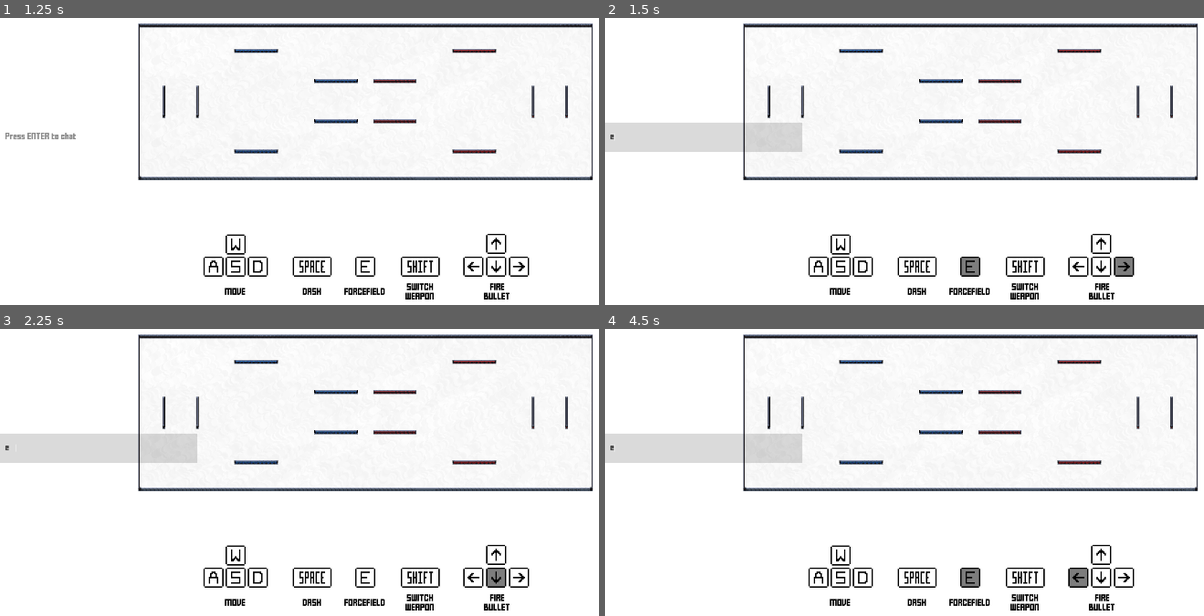
Above: before the commit, frames 1-4 (two rows, left to right).
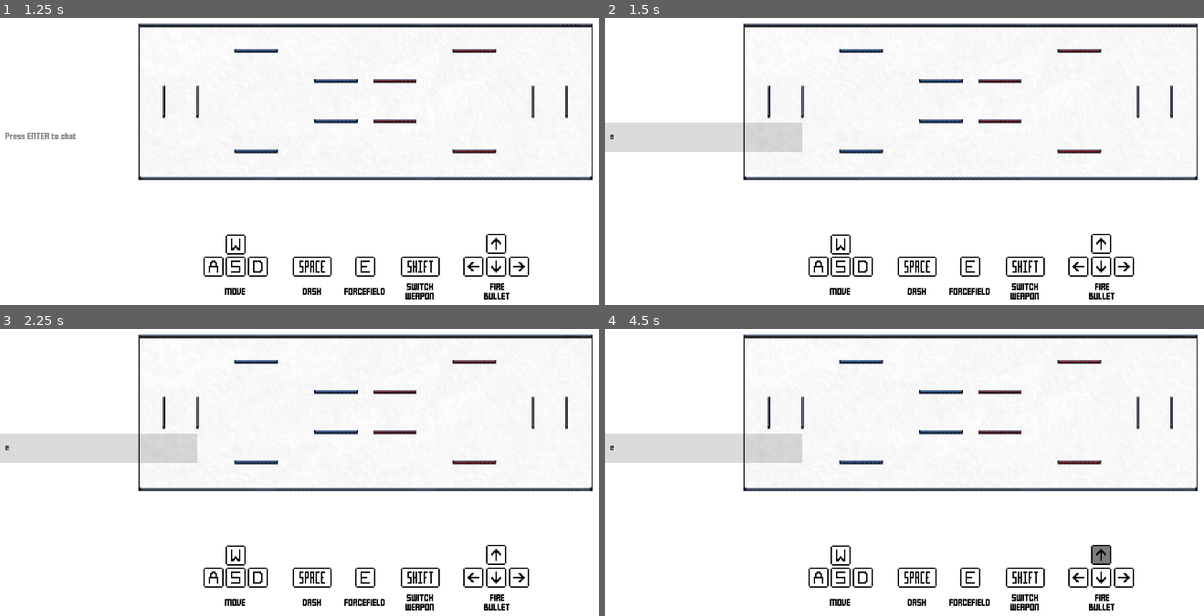
Above: after the commit, the same moments.

Repository: MarshallJDem/SuperCTF
Game: Godot game, scene res://GameContent/Main.tscn
Two runs of this game, one before a commit and one after it. Both use one fixed random seed, a clock stepped at 60 frames per second and the inputs below. This scene is started directly instead of the project's main scene. Sound files missing from this copy of the repository are replaced by a short silence.
Inputs (mouse positions are in pixels of both pictures, inside the frame that each line leads up to):
- Up to frame 1 (1.25 s): click (95, 138) at 0.52 s; type "12" at 0.6 s
- Up to frame 2 (1.5 s): tap Enter at 1.25 s; move the mouse to (1132, 81) at 1.27 s; hold Right from 1.28 s (still down); hold E from 1.28 s (still down); click (1132, 81) at 1.42 s
- Up to frame 3 (2.25 s): tap Space at 1.52, 1.82, 2 s; tap Shift at 1.55, 2.1 s; move the mouse to (221, 432) at 2.02 s; release Right at 2.03 s; release E at 2.03 s; hold Down from 2.03 s (still down)
- Up to frame 4 (4.5 s): tap Space at 2.27, 2.57, 3.6, 3.77, 4.07 s; tap L at 2.3, 2.85 s; tap Enter at 2.75, 4.25 s; move the mouse to (outside the picture) at 2.77 s; release Down at 2.78 s; hold Right 2.78-3.53 s; hold Space 2.78-3.53 s; move the mouse to (934, 495) at 3.52 s; hold Up 3.53-4.28 s; click (934, 495) at 3.67 s; tap E at 3.8 s; move the mouse to (1192, 475) at 4.27 s; hold Left from 4.28 s (still down); hold E from 4.28 s (still down)

Frame 1 is identical in both runs. In frame 2, 0.3% of the frame differs, in the area x 59-89%, y 83-90%; in frame 3, 0.2%; in frame 4, 0.5%, in the area x 59-85%, y 75-90%.
Error in both runs: Invalid get index 'Null' (on base: 'Dictionary'). (res://GameContent/LineEdit.gd:54)

Commit message:
Prevented UI from clicking when player is typing in chat

Diff:
--- a/GameContent/UI_Layer.gd
+++ b/GameContent/UI_Layer.gd
@@ -6,54 +6,55 @@
 func _process(delta):
 	if Globals.isServer:
 		return;
-	if Input.is_key_pressed(KEY_E):
-		$"Ability_GUIs/E_GUI".frame = 1;
-	else:
-		$"Ability_GUIs/E_GUI".frame = 0;
-	if Input.is_key_pressed(KEY_SPACE):
-		$"Ability_GUIs/SPACE_GUI".frame = 1;
-	else:
-		$"Ability_GUIs/SPACE_GUI".frame = 0;
-	if Input.is_key_pressed(KEY_LEFT):
-		$"Ability_GUIs/LEFT_GUI".frame = 1;
-	else:
-		$"Ability_GUIs/LEFT_GUI".frame = 0;
-	if Input.is_key_pressed(KEY_RIGHT):
-		$"Ability_GUIs/RIGHT_GUI".frame = 1;
-	else:
-		$"Ability_GUIs/RIGHT_GUI".frame = 0;
-	if Input.is_key_pressed(KEY_UP):
-		$"Ability_GUIs/UP_GUI".frame = 1;
-	else:
-		$"Ability_GUIs/UP_GUI".frame = 0;
-	if Input.is_key_pressed(KEY_DOWN):
-		$"Ability_GUIs/DOWN_GUI".frame = 1;
-	else:
-		$"Ability_GUIs/DOWN_GUI".frame = 0;
-	if Input.is_key_pressed(KEY_W):
-		$"Ability_GUIs/W_GUI".frame = 1;
-	else:
-		$"Ability_GUIs/W_GUI".frame = 0;
-	if Input.is_key_pressed(KEY_A):
-		$"Ability_GUIs/A_GUI".frame = 1;
-	else:
-		$"Ability_GUIs/A_GUI".frame = 0;
-	if Input.is_key_pressed(KEY_S):
-		$"Ability_GUIs/S_GUI".frame = 1;
-	else:
-		$"Ability_GUIs/S_GUI".frame = 0;
-	if Input.is_key_pressed(KEY_D):
-		$"Ability_GUIs/D_GUI".frame = 1;
-	else:
-		$"Ability_GUIs/D_GUI".frame = 0;
-	if Input.is_key_pressed(KEY_E):
-		$"Ability_GUIs/E_GUI".frame = 1;
-	else:
-		$"Ability_GUIs/E_GUI".frame = 0;
-	if Input.is_key_pressed(KEY_SHIFT):
-		$"Ability_GUIs/SHIFT_GUI".frame = 1;
-	else:
-		$"Ability_GUIs/SHIFT_GUI".frame = 0;
+	if !Globals.is_typing_in_chat:
+		if Input.is_key_pressed(KEY_E):
+			$"Ability_GUIs/E_GUI".frame = 1;
+		else:
+			$"Ability_GUIs/E_GUI".frame = 0;
+		if Input.is_key_pressed(KEY_SPACE):
+			$"Ability_GUIs/SPACE_GUI".frame = 1;
+		else:
+			$"Ability_GUIs/SPACE_GUI".frame = 0;
+		if Input.is_key_pressed(KEY_LEFT):
+			$"Ability_GUIs/LEFT_GUI".frame = 1;
+		else:
+			$"Ability_GUIs/LEFT_GUI".frame = 0;
+		if Input.is_key_pressed(KEY_RIGHT):
+			$"Ability_GUIs/RIGHT_GUI".frame = 1;
+		else:
+			$"Ability_GUIs/RIGHT_GUI".frame = 0;
+		if Input.is_key_pressed(KEY_UP):
+			$"Ability_GUIs/UP_GUI".frame = 1;
+		else:
+			$"Ability_GUIs/UP_GUI".frame = 0;
+		if Input.is_key_pressed(KEY_DOWN):
+			$"Ability_GUIs/DOWN_GUI".frame = 1;
+		else:
+			$"Ability_GUIs/DOWN_GUI".frame = 0;
+		if Input.is_key_pressed(KEY_W):
+			$"Ability_GUIs/W_GUI".frame = 1;
+		else:
+			$"Ability_GUIs/W_GUI".frame = 0;
+		if Input.is_key_pressed(KEY_A):
+			$"Ability_GUIs/A_GUI".frame = 1;
+		else:
+			$"Ability_GUIs/A_GUI".frame = 0;
+		if Input.is_key_pressed(KEY_S):
+			$"Ability_GUIs/S_GUI".frame = 1;
+		else:
+			$"Ability_GUIs/S_GUI".frame = 0;
+		if Input.is_key_pressed(KEY_D):
+			$"Ability_GUIs/D_GUI".frame = 1;
+		else:
+			$"Ability_GUIs/D_GUI".frame = 0;
+		if Input.is_key_pressed(KEY_E):
+			$"Ability_GUIs/E_GUI".frame = 1;
+		else:
+			$"Ability_GUIs/E_GUI".frame = 0;
+		if Input.is_key_pressed(KEY_SHIFT):
+			$"Ability_GUIs/SHIFT_GUI".frame = 1;
+		else:
+			$"Ability_GUIs/SHIFT_GUI".frame = 0;
 
 	$Alert_Text.modulate = Color(1,1,1, ($Alert_Fade_Timer.time_left/$Alert_Fade_Timer.wait_time));
 
